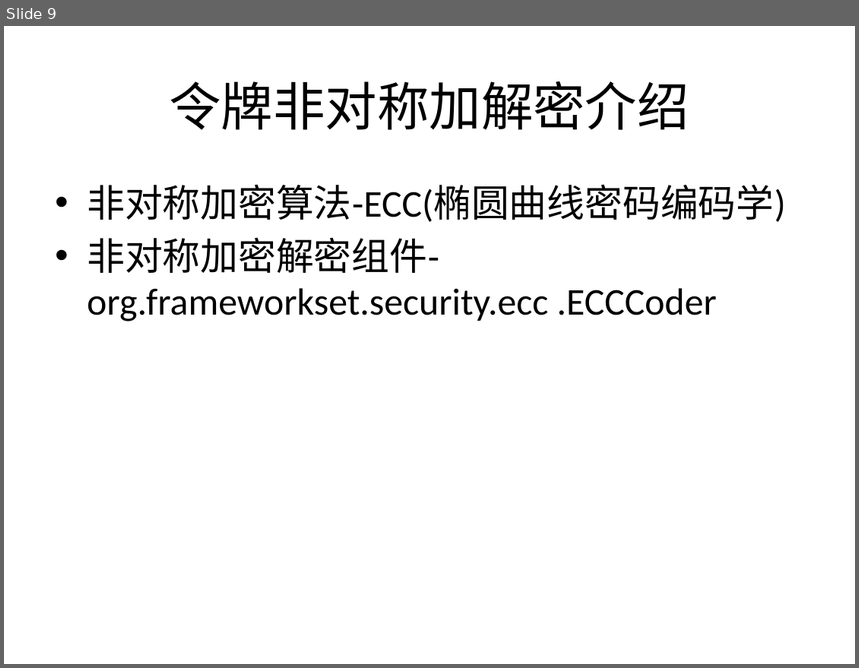
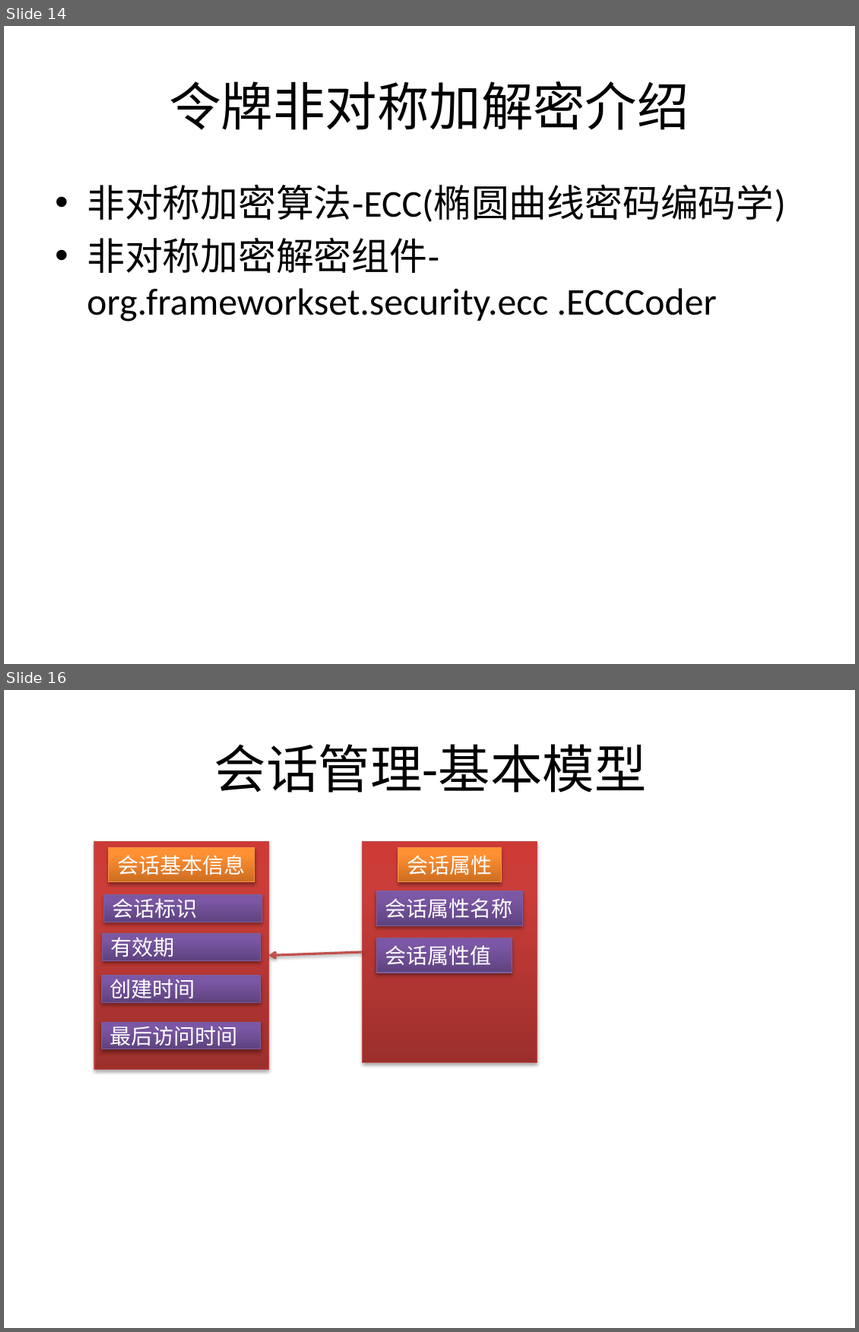
Before and after one commit to bbossgroups/bboss, a slide deck: 文档/令牌管理.pptx. Shown one above the other, each under a label of ours: slide 9 before the commit, slides 14 and 16 after it; the slides between them are not shown. The pictures are 859x668 and 859x1332 pixels, drawn with LibreOffice and Linux fonts; fonts in the diff are those of the drawing. Boxes give left, top, right and bottom in pixels: in the first picture for what was removed or moved away, otherwise in the second. Text is boxed around its words. In the diff, an @@ line names an element or a change of style, - is before the commit and + after.

Commit message:
1.完善mongodb过期令牌检测机制并增加测试用例 2.完善令牌管理文档

```diff
--- a/文档/令牌管理.pptx
+++ b/文档/令牌管理.pptx
@@ slide 16 added at bbox=[4, 690, 855, 1328], background #FFFFFF @@
@@ title added at bbox=[215, 744, 647, 793], 44 pt, text #000000 @@
+会话管理-基本模型
@@ rectangle added at bbox=[94, 841, 268, 1070], fill gradient #9C2F2D to #CB3E3A to #CE3B37, outline #BF4C48 0.75 pt @@
@@ rectangle added at bbox=[109, 847, 255, 882], fill gradient #CC6E20 to #FF9034 to #FF9136, outline #F69240 0.75 pt, 18 pt, text #FFFFFF @@
+会话基本信息
@@ rectangle added at bbox=[363, 841, 537, 1063], fill gradient #9C2F2D to #CB3E3A to #CE3B37, outline #BF4C48 0.75 pt @@
@@ rectangle added at bbox=[398, 847, 501, 882], fill gradient #CC6E20 to #FF9034 to #FF9136, outline #F69240 0.75 pt, 18 pt, text #FFFFFF @@
+会话属性
@@ rectangle added at bbox=[377, 891, 523, 926], fill gradient #5F4480 to #7B58A6 to #7C57A8, outline #7D60A0 0.75 pt, 18 pt, text #FFFFFF @@
+会话属性名称
@@ rectangle added at bbox=[104, 895, 262, 922], fill gradient #5F4480 to #7B58A6 to #7C57A8, outline #7D60A0 0.75 pt, 18 pt, text #FFFFFF @@
+会话标识
@@ rectangle added at bbox=[103, 934, 261, 961], fill gradient #5F4480 to #7B58A6 to #7C57A8, outline #7D60A0 0.75 pt, 18 pt, text #FFFFFF @@
+有效期
@@ rectangle added at bbox=[377, 939, 512, 973], fill gradient #5F4480 to #7B58A6 to #7C57A8, outline #7D60A0 0.75 pt, 18 pt, text #FFFFFF @@
+会话属性值
@@ arrow added from (363, 952) to (268, 955), #C0504D 2 pt @@
@@ rectangle added at bbox=[102, 976, 261, 1002], fill gradient #5F4480 to #7B58A6 to #7C57A8, outline #7D60A0 0.75 pt, 18 pt, text #FFFFFF @@
+创建时间
@@ rectangle added at bbox=[102, 1023, 261, 1049], fill gradient #5F4480 to #7B58A6 to #7C57A8, outline #7D60A0 0.75 pt, 18 pt, text #FFFFFF @@
+最后访问时间
@@ what was slide 9 is now slide 14 @@
```
Also in this commit, not shown: 9 slides changed, 5 other slides added, 3 other files.
